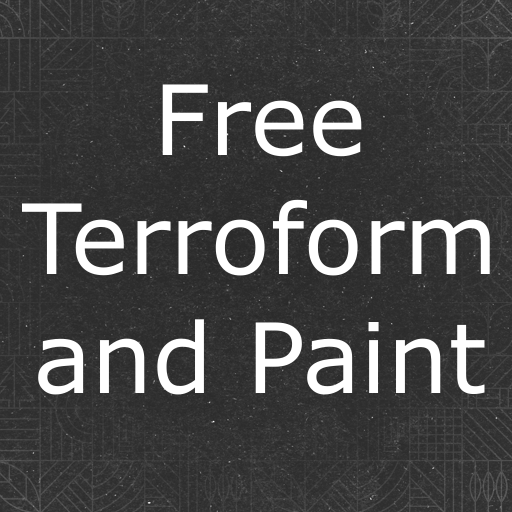
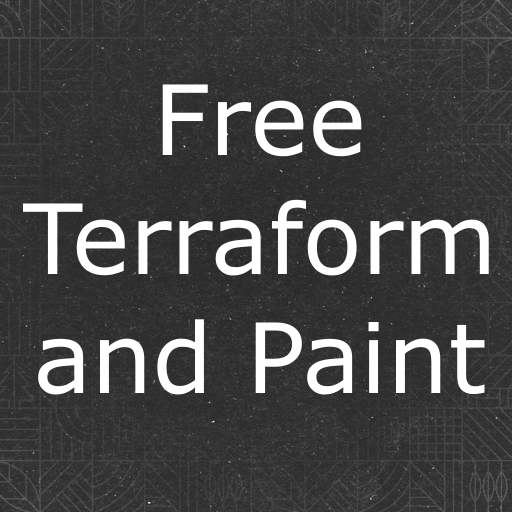
Layer changes from the first 512x512 image to the second:
renamed "Free Terroform and Paint" to "Free Terraform and Paint", painted on it over <box>22,199,490,276</box>
